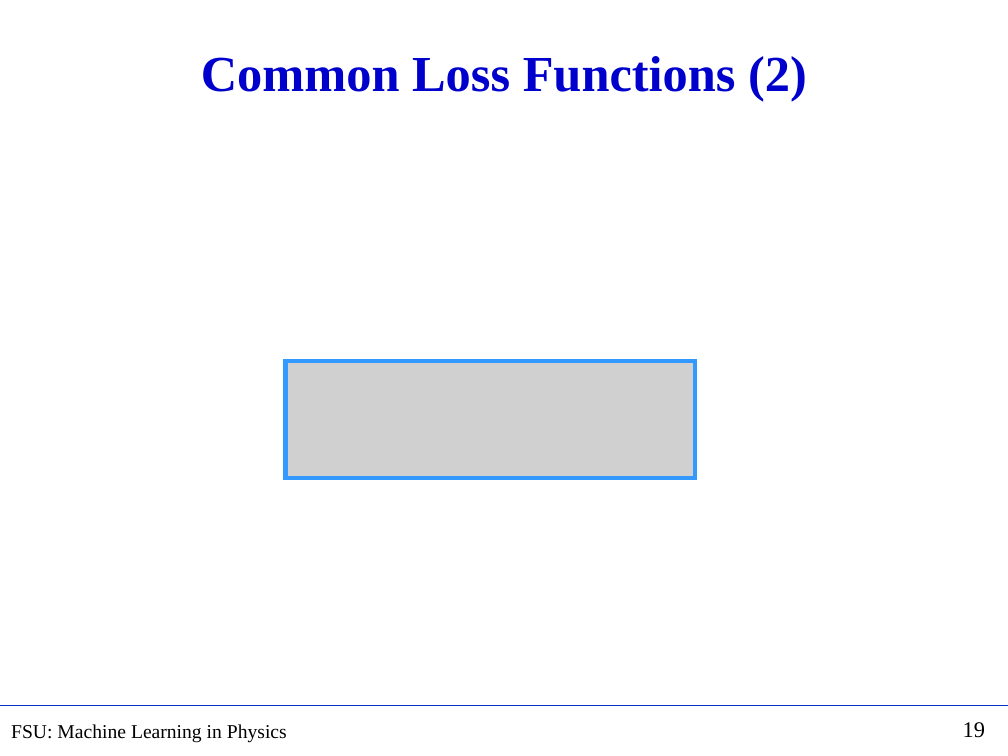
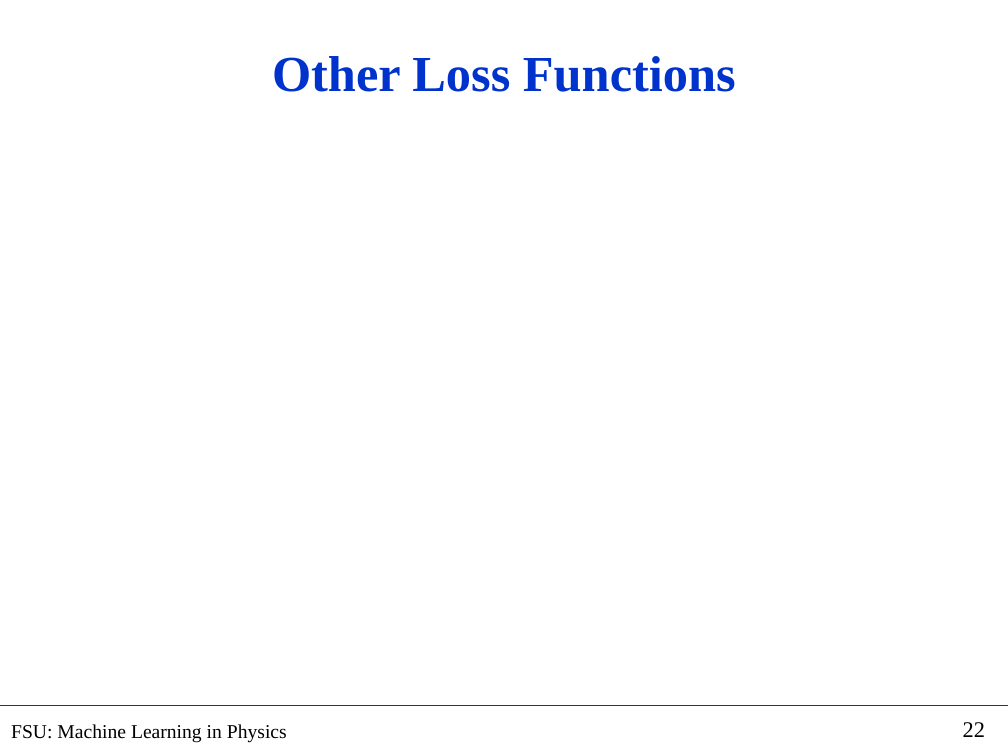
Before and after one commit to hbprosper/mlinphysics, a slide deck: slide 22 of Lectures/01.Foundations/Lecture02.pptx (slide 19 before the commit). Drawn at 1008x756 pixels with LibreOffice and Linux fonts; fonts in the diff are those of the drawing; grey boxes stand for pictures. Boxes give left, top, right and bottom in pixels: in the first picture for what was removed or moved away, otherwise in the second. Text is boxed around its words. In the diff, an @@ line names an element or a change of style, - is before the commit and + after.

Commit message:
add plots of quantile and zero-one loss

```diff
--- a/Lectures/01.Foundations/Lecture02.pptx
+++ b/Lectures/01.Foundations/Lecture02.pptx
@@ title at (x1=272, y1=56, x2=736, y2=92): text changed; text colour #0000CC to #0033CC @@
-Common Loss Functions (2)
+Other Loss Functions
@@ picture removed at (x1=285, y1=361, x2=695, y2=478) @@
@@ page number at (x1=963, y1=722, x2=985, y2=737): text changed @@
-19
+22
```
Also in this commit, not shown: 6 other slides changed, 3 slides added, 1 slide removed, 1 other file.
